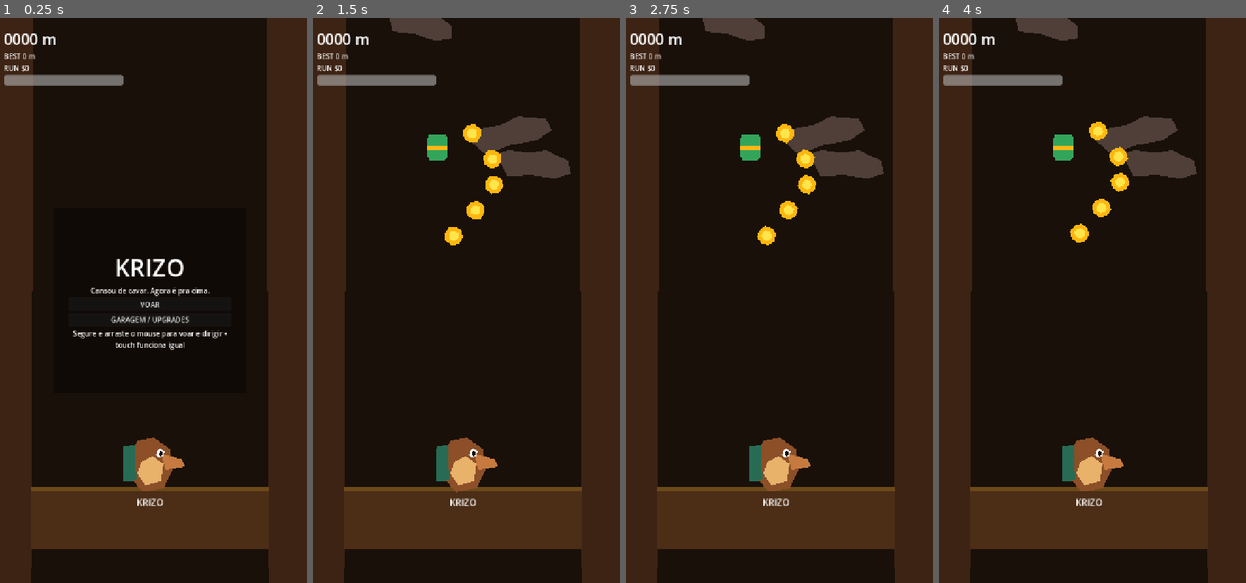
Above: before the commit, frames 1-4 (left to right).
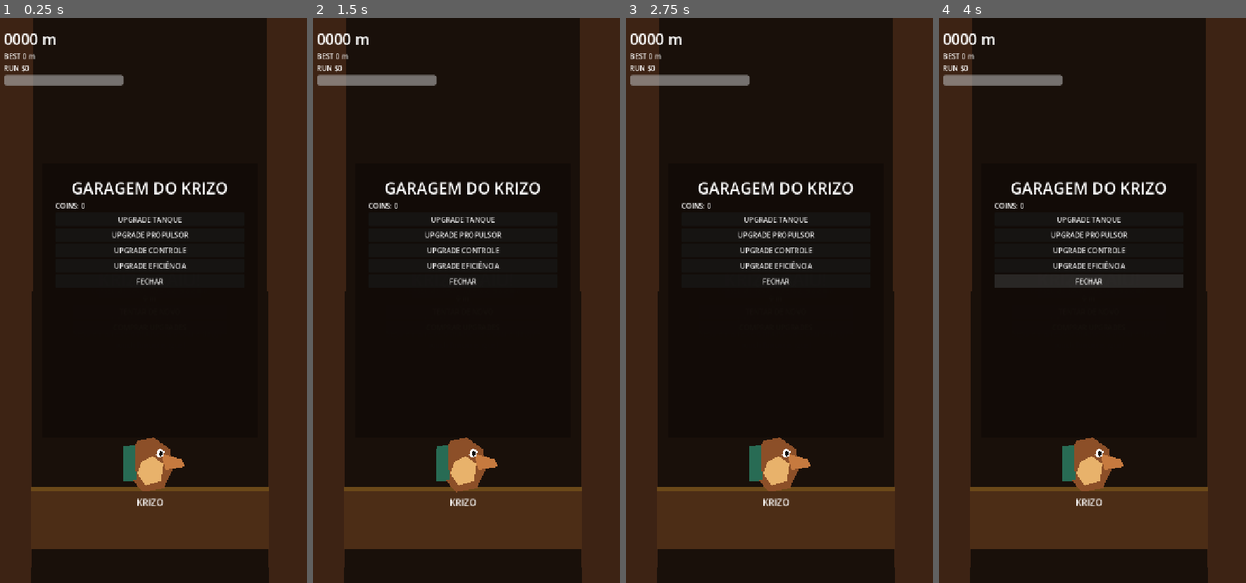
Above: after the commit, the same moments.

Repository: andrefa/krizo
Game: Godot game, scene res://scenes/game/game.tscn
Two runs of this game, one before a commit and one after it. Both use one fixed random seed, a clock stepped at 60 frames per second and the inputs below.
Inputs (mouse positions are in pixels of both pictures, inside the frame that each line leads up to):
- Up to frame 1 (0.25 s): no input
- Up to frame 2 (1.5 s): click "VOAR" at 0.5 s; click (463, 317) at 1.25 s, where only the run after the commit has a clickable "GARAGEM / UPGRADES"
- Up to frame 3 (2.75 s): click (776, 311) at 2 s, where only the run after the commit has a clickable "TENTAR DE NOVO"
- Up to frame 4 (4 s): click (1089, 328) at 2.75 s, where only the run after the commit has a clickable "COMPRAR UPGRADES"; click (1089, 283) at 3.5 s, where only the run after the commit has a clickable "CONTINUAR"

The runs differ from the first frame. In frame 1, 2.7% of the frame differs, in the area x 18-75%, y 29-59%; in frame 2, 4.9%; in frame 3, 4.9%; in frame 4, 6.3%, in the area x 18-84%, y 0-48%.
Error after the commit: Parse Error: Invalid argument for "update_for_player()" function: argument 1 should be "Vector2" but is "float". (res://scripts/game/game.gd:37)

Commit message:
Align procedural route and boost rarity with original GDD

Diff:
--- a/scripts/game/run_generator.gd
+++ b/scripts/game/run_generator.gd
@@ -4,50 +4,91 @@
 @export var obstacle_scene: PackedScene
 @export var fuel_scene: PackedScene
 @export var coin_scene: PackedScene
+@export var boost_scene: PackedScene
 
 var next_chunk_y: float = 700.0
 var generated_until: int = 0
+var generation_center_x: float = 360.0
 
 func prime() -> void:
 	for i: int in range(GameBalance.PRELOAD_CHUNKS):
 		_generate_chunk(i)
 
-func update_for_player(player_y: float, _altitude: int) -> void:
-	while next_chunk_y > player_y - GameBalance.CHUNK_HEIGHT * float(GameBalance.PRELOAD_CHUNKS):
+func update_for_player(player_position: Vector2, _altitude: int) -> void:
+	generation_center_x = player_position.x
+	while next_chunk_y > player_position.y - GameBalance.CHUNK_HEIGHT * float(GameBalance.PRELOAD_CHUNKS):
 		_generate_chunk(generated_until)
-	_cleanup(player_y)
+	_cleanup(player_position)
 
 func _generate_chunk(index: int) -> void:
 	var top_y: float = 700.0 - float(index + 1) * GameBalance.CHUNK_HEIGHT
-	var difficulty: float = GameBalance.difficulty_for_altitude(int(absf(top_y) / GameBalance.PIXELS_PER_METER))
-	var obstacle_count: int = 2 + int(roundf(difficulty * 2.0))
-	for _i: int in range(obstacle_count):
-		var obstacle: Node2D = obstacle_scene.instantiate() as Node2D
-		if obstacle == null:
-			continue
-		obstacle.position = Vector2(randf_range(175.0, 545.0), top_y + randf_range(80.0, GameBalance.CHUNK_HEIGHT - 60.0))
-		obstacle.rotation = randf_range(-0.35, 0.35)
-		obstacle.scale.x = randf_range(0.75, 1.25)
-		add_child(obstacle)
+	var altitude_m: int = int(absf(top_y) / GameBalance.PIXELS_PER_METER)
+	var difficulty: float = GameBalance.difficulty_for_altitude(altitude_m)
+	var center_x: float = generation_center_x
+
+	# The first meters are the launch corridor described in the original GDD.
+	if index >= 2:
+		var obstacle_count: int = 2 + int(roundf(difficulty * 3.0))
+		for _i: int in range(obstacle_count):
+			var obstacle: Node2D = obstacle_scene.instantiate() as Node2D
+			if obstacle == null:
+				continue
+			obstacle.position = Vector2(center_x + randf_range(-255.0, 255.0), top_y + randf_range(80.0, GameBalance.CHUNK_HEIGHT - 60.0))
+			obstacle.rotation = randf_range(-0.45, 0.45)
+			obstacle.scale = Vector2(randf_range(0.75, 1.35), randf_range(0.85, 1.2))
+			add_child(obstacle)
+
 	if index % 2 == 0:
-		var fuel: Node2D = fuel_scene.instantiate() as Node2D
-		if fuel != null:
-			fuel.position = Vector2(randf_range(180.0, 540.0), top_y + randf_range(110.0, 390.0))
-			add_child(fuel)
-	var coin_count: int = 3 + randi_range(0, 3)
-	var coin_x: float = randf_range(190.0, 530.0)
+		_spawn_fuel(center_x, top_y)
+
+	_spawn_coin_trail(center_x, top_y)
+
+	# GDD rarity order: Gas > Turbo > Nitro > Plasma.
+	if index >= 2 and randf() < 0.42:
+		_spawn_boost(center_x, top_y, difficulty)
+
+	generated_until = index + 1
+	next_chunk_y = top_y
+
+func _spawn_fuel(center_x: float, top_y: float) -> void:
+	var fuel: Node2D = fuel_scene.instantiate() as Node2D
+	if fuel != null:
+		fuel.position = Vector2(center_x + randf_range(-210.0, 210.0), top_y + randf_range(110.0, 390.0))
+		add_child(fuel)
+
+func _spawn_coin_trail(center_x: float, top_y: float) -> void:
+	var coin_count: int = 3 + randi_range(0, 4)
+	var coin_x: float = center_x + randf_range(-180.0, 180.0)
 	for i: int in range(coin_count):
 		var coin: Node2D = coin_scene.instantiate() as Node2D
 		if coin == null:
 			continue
-		coin.position = Vector2(coin_x + sin(float(i)) * 55.0, top_y + 80.0 + float(i) * 58.0)
+		coin.position = Vector2(coin_x + sin(float(i) * 0.8) * 62.0, top_y + 70.0 + float(i) * 58.0)
 		add_child(coin)
-	generated_until = index + 1
-	next_chunk_y = top_y
 
-func _cleanup(player_y: float) -> void:
+func _spawn_boost(center_x: float, top_y: float, difficulty: float) -> void:
+	if boost_scene == null:
+		return
+	var boost: BoostPickup = boost_scene.instantiate() as BoostPickup
+	if boost == null:
+		return
+	var roll: float = randf()
+	var boost_type: String = "gas"
+	if roll > 0.94 - difficulty * 0.05:
+		boost_type = "plasma"
+	elif roll > 0.80 - difficulty * 0.04:
+		boost_type = "nitro"
+	elif roll > 0.52:
+		boost_type = "turbo"
+	boost.configure(boost_type)
+	boost.position = Vector2(center_x + randf_range(-205.0, 205.0), top_y + randf_range(100.0, 400.0))
+	add_child(boost)
+
+func _cleanup(player_position: Vector2) -> void:
 	for child: Node in get_children():
 		if child is Node2D:
 			var child_2d: Node2D = child as Node2D
-			if child_2d.position.y > player_y + GameBalance.DESPAWN_DISTANCE:
+			var too_low: bool = child_2d.position.y > player_position.y + GameBalance.DESPAWN_DISTANCE
+			var too_far_sideways: bool = absf(child_2d.position.x - player_position.x) > 1800.0
+			if too_low or too_far_sideways:
 				child_2d.queue_free()
